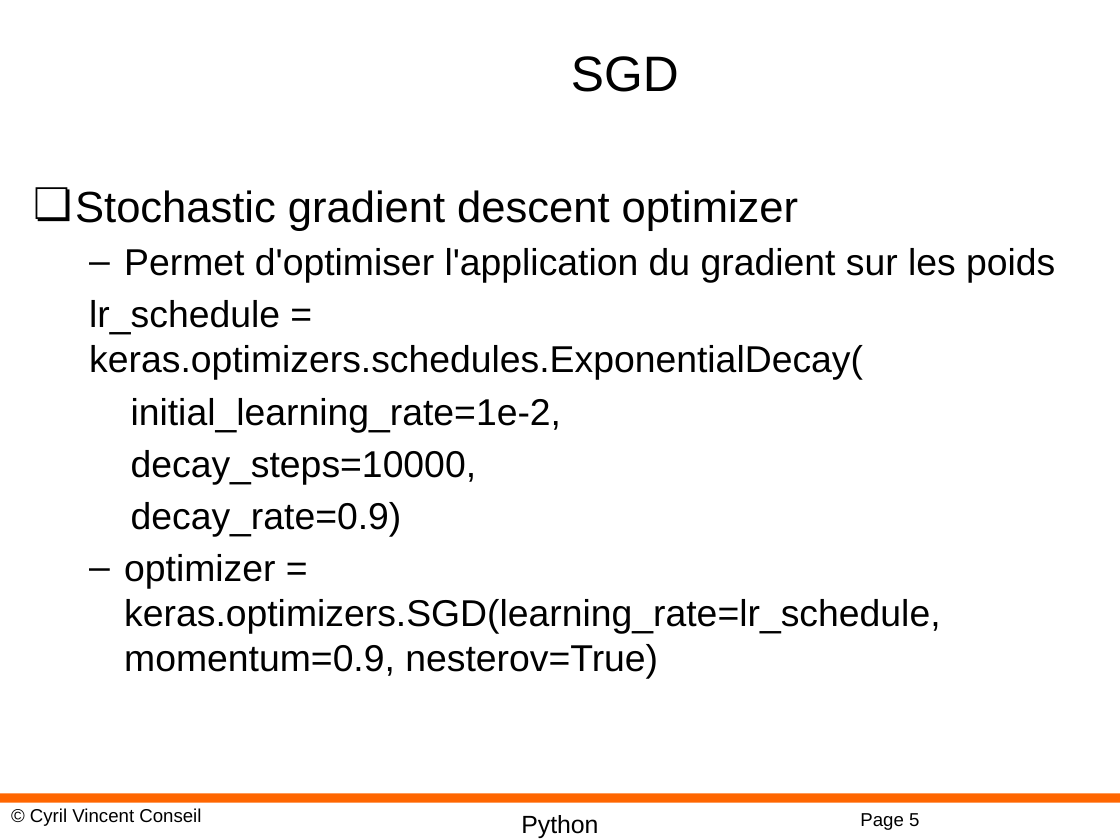
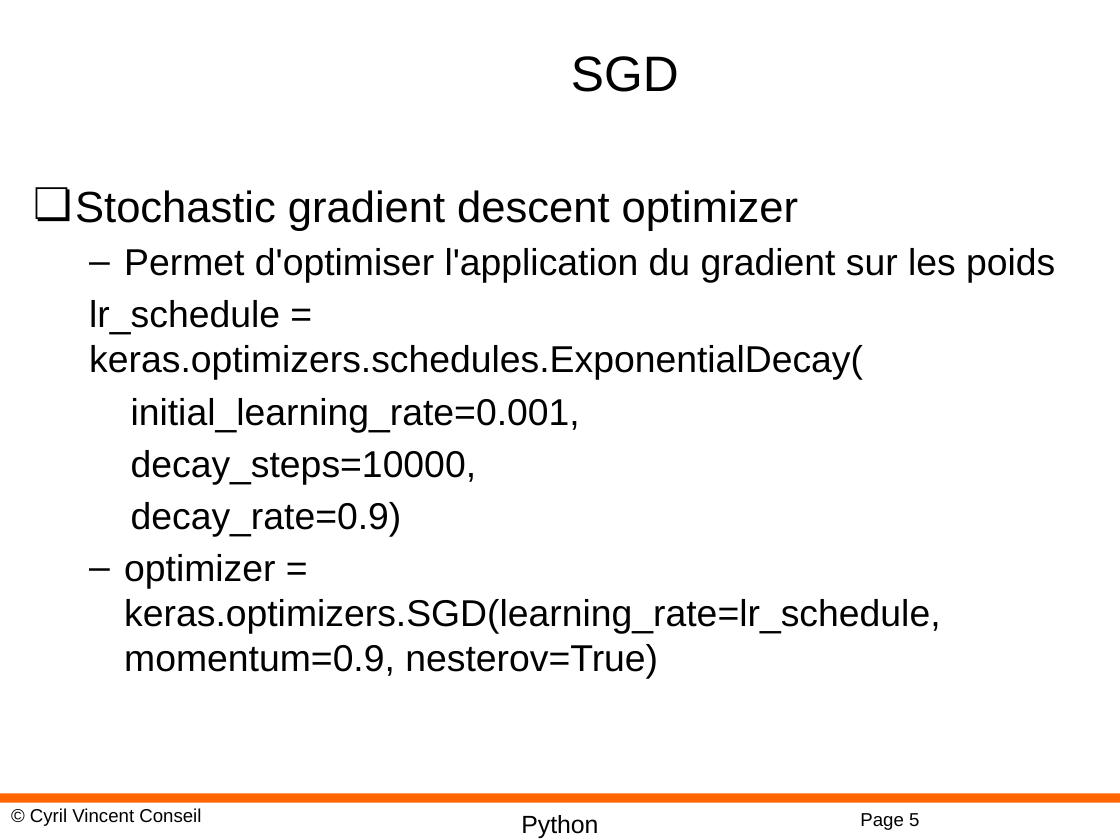
Before and after one commit to cyrilvincent/DL, a slide deck: slide 5 of PPT/DeepLearning13-FineTuning.pptx. Drawn at 1120x840 pixels with LibreOffice and Linux fonts; fonts in the diff are those of the drawing; background and template pictures are left out. Boxes give left, top, right and bottom in pixels: in the first picture for what was removed or moved away, otherwise in the second. Text is boxed around its words. In the diff, an @@ line names an element or a change of style, - is before the commit and + after.

```diff
--- a/PPT/DeepLearning13-FineTuning.pptx
+++ b/PPT/DeepLearning13-FineTuning.pptx
@@ text at [131, 398, 580, 432]: text changed @@
-  initial_learning_rate=1e-2,
+  initial_learning_rate=0.001,
```
Also in this commit, not shown: 7 other files.
